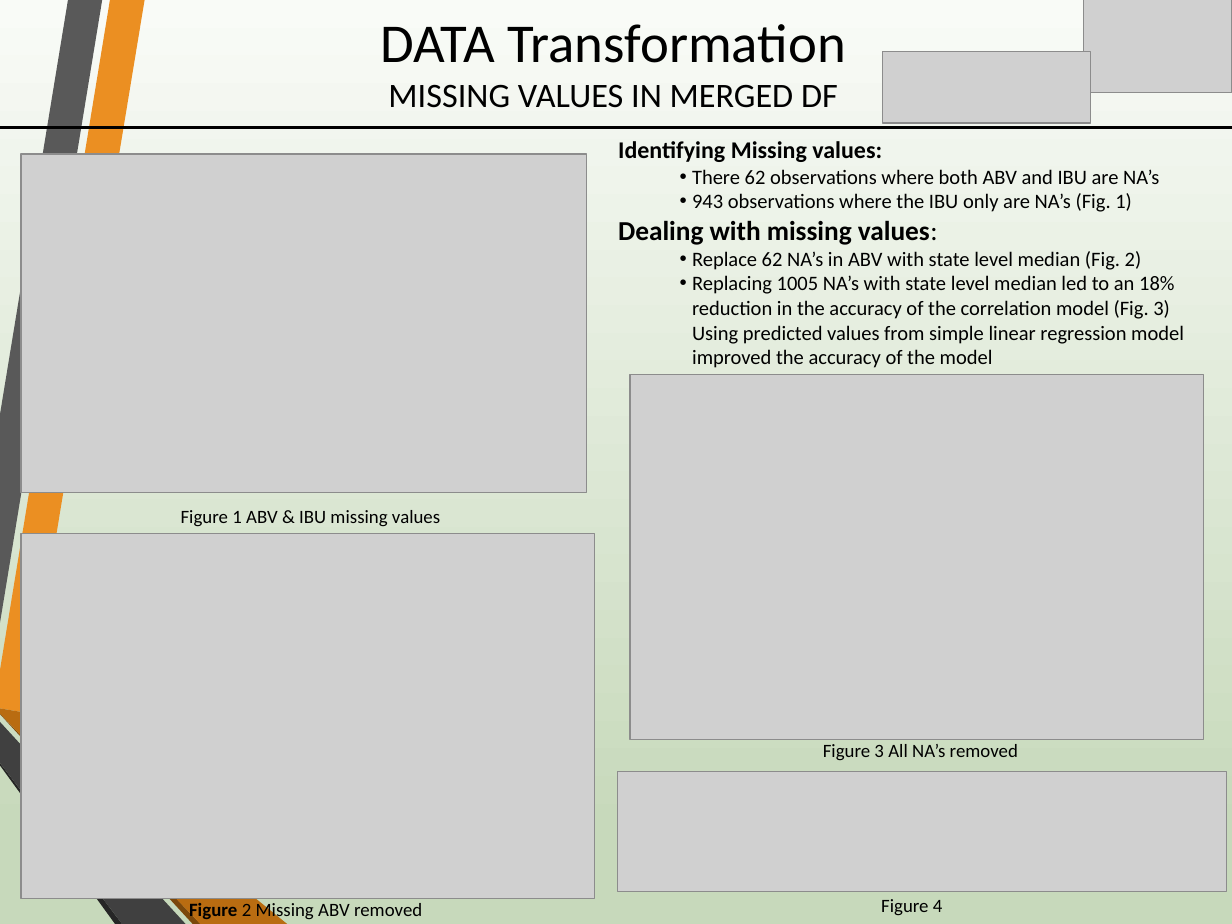
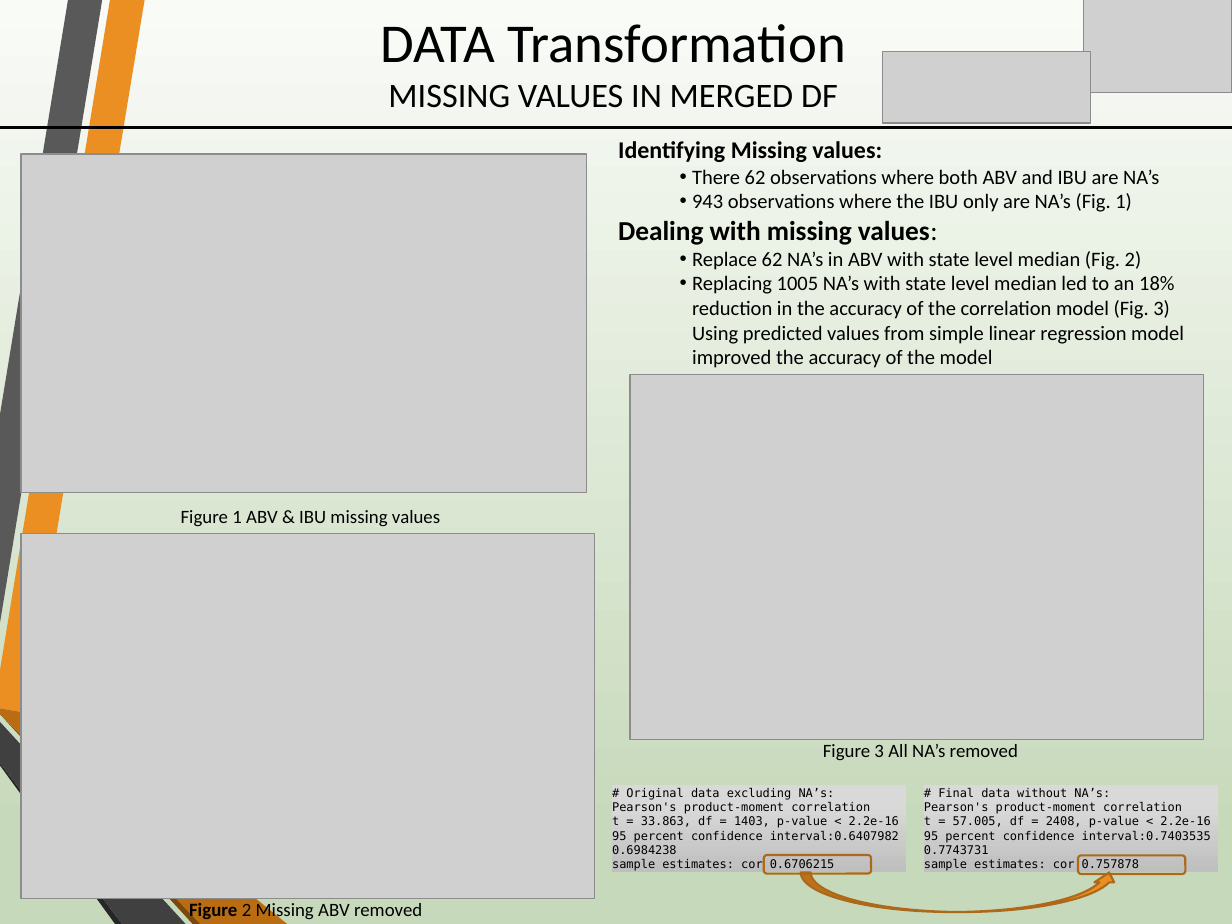
Before and after one commit to 48120778/EDAforProject1, a slide deck: slide 5 of Session 8 Project 1 EDA Alex Salamah Hao Wang v3.pptx. Drawn at 1232x924 pixels with LibreOffice and Linux fonts; fonts in the diff are those of the drawing; grey boxes stand for pictures. Boxes give left, top, right and bottom in pixels: in the first picture for what was removed or moved away, otherwise in the second. Text is boxed around its words. In the diff, an @@ line names an element or a change of style, - is before the commit and + after.

```diff
--- a/Session 8 Project 1 EDA Alex Salamah Hao Wang v3.pptx
+++ b/Session 8 Project 1 EDA Alex Salamah Hao Wang v3.pptx
@@ picture removed at box(617, 771, 1227, 891) @@
@@ rectangle added at box(612, 785, 907, 872), fill gradient #D9D9D9 to #BFBFBF, 7 pt, text #000000 @@
+# Original data excluding NA’s:
+Pearson's product-moment correlation
+t = 33.863, df = 1403, p-value < 2.2e-16
+95 percent confidence interval:0.6407982 0.6984238
+sample estimates: cor 0.6706215
@@ rectangle added at box(924, 785, 1218, 872), fill gradient #D9D9D9 to #BFBFBF, 7 pt, text #000000 @@
+# Final data without NA’s:
+Pearson's product-moment correlation
+t = 57.005, df = 2408, p-value < 2.2e-16
+95 percent confidence interval:0.7403535 0.7743731
+sample estimates: cor 0.757878
@@ rounded rectangle added at box(764, 855, 871, 873), outline #AE6A19 1.25 pt @@
@@ rounded rectangle added at box(1078, 855, 1185, 873), outline #AE6A19 1.25 pt @@
@@ curved up arrow added at box(801, 872, 1119, 912), fill #EB8F22, outline #AE6A19 1.25 pt @@
@@ text removed at box(881, 899, 943, 916) @@
-Figure 4
```
Also in this commit, not shown: 1 other slide changed, 1 slide added, 1 slide removed.
